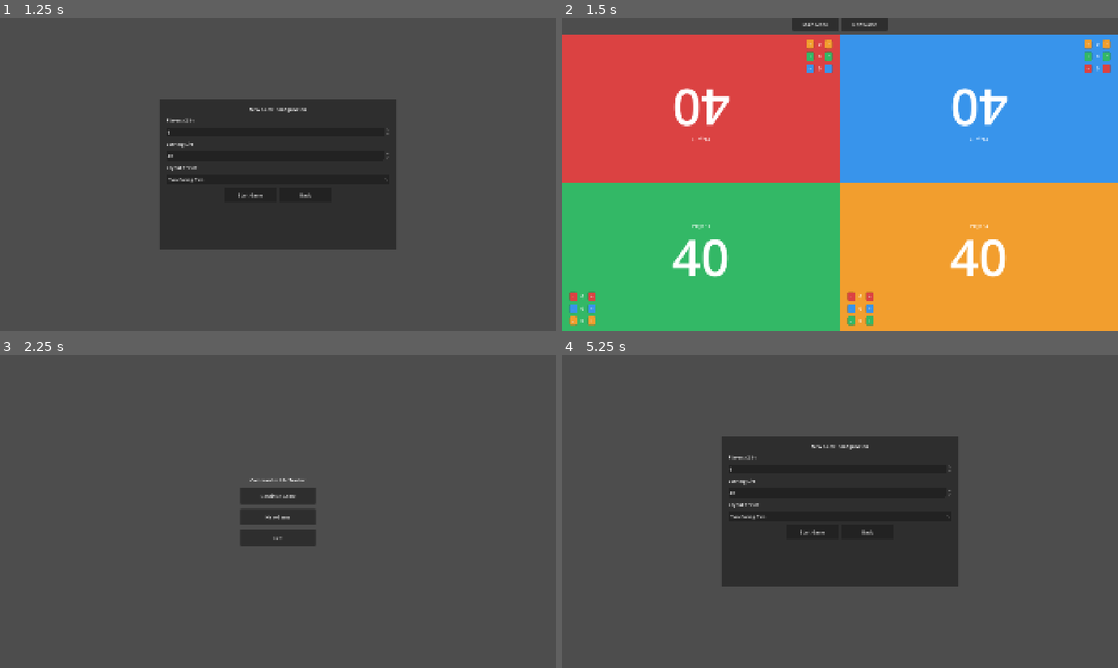
Above: before the commit, frames 1-4 (two rows, left to right).
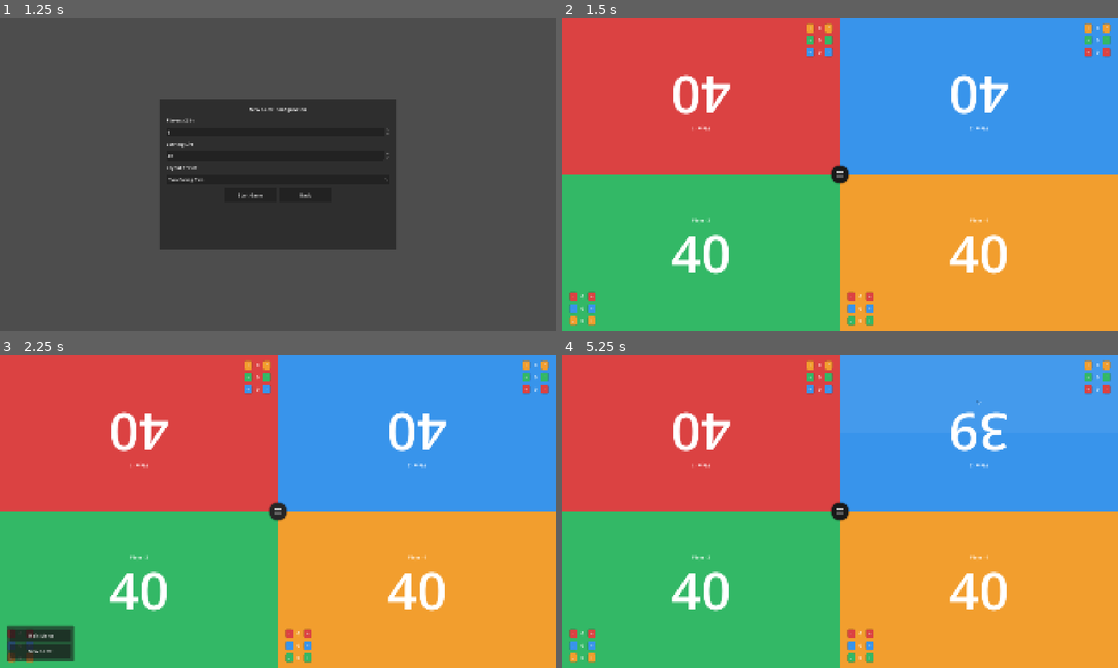
Above: after the commit, the same moments.

Repository: Ripley-426/commander-tracker
Game: Godot game, scene res://scenes/features/main_menu/main_menu.tscn
The game is run twice, just before and just after one commit, with the same random seed, the same clock (stepped at 60 frames per second) and the same inputs.
Inputs (mouse positions are in pixels of both pictures, inside the frame that each line leads up to):
- Up to frame 1 (1.25 s): click "New Game" at 0.5 s
- Up to frame 2 (1.5 s): click "Start Game" at 1.25 s
- Up to frame 3 (2.25 s): click "Main Menu" (after the commit: "☰") at 2 s
- Up to frame 4 (5.25 s): click (600, 636) at 2.75 s, where only the run after the commit has a clickable "Main Menu"; click "New Game" at 3.5 s; click "Start Game" at 4.25 s; click (862, 361) at 5 s, where only the run before the commit has a clickable "New Game"

Frame 1 is identical in both runs. In frame 2, 12% of the frame differs, in the area x 0-100%, y 0-83%; in frame 3, 100%, in the area x 0-100%, y 0-100%; in frame 4, 100%.

Commit message:
added hamburguer menu to the main scene

Diff:
--- /dev/null
+++ b/scenes/features/life_tracker/components/tracker_menu_overlay.tscn
@@ -0,0 +1,88 @@
+[gd_scene load_steps=2 format=3]
+
+[ext_resource type="Script" path="res://scripts/features/life_tracker/components/tracker_menu_overlay.gd" id="1_overlay"]
+
+[node name="TrackerMenuOverlay" type="Control"]
+layout_mode = 1
+anchors_preset = 15
+anchor_right = 1.0
+anchor_bottom = 1.0
+grow_horizontal = 2
+grow_vertical = 2
+mouse_filter = 2
+script = ExtResource("1_overlay")
+
+[node name="InputBlocker" type="Control" parent="."]
+layout_mode = 1
+anchors_preset = 15
+anchor_right = 1.0
+anchor_bottom = 1.0
+grow_horizontal = 2
+grow_vertical = 2
+mouse_filter = 2
+z_index = 20
+
+[node name="MenuPanel" type="PanelContainer" parent="."]
+visible = false
+layout_mode = 1
+anchors_preset = 3
+anchor_right = 0.0
+anchor_bottom = 1.0
+offset_left = 24.0
+offset_top = 24.0
+offset_right = 256.0
+offset_bottom = -24.0
+z_index = 30
+
+[node name="MenuPanelMargin" type="MarginContainer" parent="MenuPanel"]
+layout_mode = 2
+theme_override_constants/margin_left = 12
+theme_override_constants/margin_top = 12
+theme_override_constants/margin_right = 12
+theme_override_constants/margin_bottom = 12
+
+[node name="MenuActions" type="VBoxContainer" parent="MenuPanel/MenuPanelMargin"]
+layout_mode = 2
+theme_override_constants/separation = 10
+
+[node name="MainMenuActionButton" type="Button" parent="MenuPanel/MenuPanelMargin/MenuActions"]
+custom_minimum_size = Vector2(190, 44)
+layout_mode = 2
+text = "Main Menu"
+
+[node name="NewGameActionButton" type="Button" parent="MenuPanel/MenuPanelMargin/MenuActions"]
+custom_minimum_size = Vector2(190, 44)
+layout_mode = 2
+text = "New Game"
+
+[node name="MenuButton" type="Button" parent="."]
+layout_mode = 1
+anchors_preset = 8
+anchor_left = 0.5
+anchor_top = 0.5
+anchor_right = 0.5
+anchor_bottom = 0.5
+offset_left = -30.0
+offset_top = -30.0
+offset_right = 30.0
+offset_bottom = 30.0
+focus_mode = 0
+text = ""
+z_index = 40
+
+[node name="MenuGlyph" type="Label" parent="MenuButton"]
+layout_mode = 1
+anchors_preset = 15
+anchor_right = 1.0
+anchor_bottom = 1.0
+grow_horizontal = 2
+grow_vertical = 2
+mouse_filter = 2
+theme_override_colors/font_color = Color(1, 1, 1, 0.96)
+theme_override_colors/font_shadow_color = Color(0, 0, 0, 0.3)
+theme_override_constants/shadow_offset_x = 1
+theme_override_constants/shadow_offset_y = 1
+theme_override_font_sizes/font_size = 30
+horizontal_alignment = 1
+vertical_alignment = 1
+text = "☰"
--- a/scenes/features/life_tracker/life_tracker.tscn
+++ b/scenes/features/life_tracker/life_tracker.tscn
@@ -1,6 +1,7 @@
-[gd_scene load_steps=2 format=3]
+[gd_scene load_steps=3 format=3]
 
 [ext_resource type="Script" path="res://scripts/features/life_tracker/life_tracker_screen.gd" id="1_tracker"]
+[ext_resource type="PackedScene" path="res://scenes/features/life_tracker/components/tracker_menu_overlay.tscn" id="2_menu_overlay"]
 
 [node name="LifeTracker" type="Control"]
 layout_mode = 3
@@ -18,23 +19,9 @@
 anchor_bottom = 1.0
 grow_horizontal = 2
 grow_vertical = 2
-theme_override_constants/separation = 12
-
-[node name="TopBar" type="HBoxContainer" parent="VBoxContainer"]
-layout_mode = 2
-theme_override_constants/separation = 10
-alignment = 1
-
-[node name="MenuButton" type="Button" parent="VBoxContainer/TopBar"]
-custom_minimum_size = Vector2(160, 44)
-layout_mode = 2
-text = "Main Menu"
-
-[node name="NewGameButton" type="Button" parent="VBoxContainer/TopBar"]
-custom_minimum_size = Vector2(160, 44)
-layout_mode = 2
-text = "New Game"
 
 [node name="BoardContainer" type="Control" parent="VBoxContainer"]
 layout_mode = 2
 size_flags_vertical = 3
+
+[node name="TrackerMenuOverlay" parent="." instance=ExtResource("2_menu_overlay")]
--- /dev/null
+++ b/scripts/features/life_tracker/components/tracker_menu_overlay.gd
@@ -0,0 +1,65 @@
+extends Control
+
+signal main_menu_requested()
+signal new_game_requested()
+signal menu_opened_changed(is_open: bool)
+
+@onready var input_blocker: Control = $InputBlocker
+@onready var menu_panel: Control = $MenuPanel
+@onready var menu_button: Button = $MenuButton
+@onready var main_menu_action_button: Button = $MenuPanel/MenuPanelMargin/MenuActions/MainMenuActionButton
+@onready var new_game_action_button: Button = $MenuPanel/MenuPanelMargin/MenuActions/NewGameActionButton
+
+var is_menu_open: bool = false
+
+func _ready() -> void:
+	menu_button.pressed.connect(_on_menu_toggle_pressed)
+	main_menu_action_button.pressed.connect(_on_main_menu_action_pressed)
+	new_game_action_button.pressed.connect(_on_new_game_action_pressed)
+	_apply_menu_button_style()
+	set_menu_open(false)
+
+func set_menu_open(open: bool) -> void:
+	if is_menu_open == open:
+		return
+	is_menu_open = open
+	menu_panel.visible = open
+	input_blocker.mouse_filter = Control.MOUSE_FILTER_STOP if open else Control.MOUSE_FILTER_IGNORE
+	menu_opened_changed.emit(is_menu_open)
+
+func close_menu() -> void:
+	set_menu_open(false)
+
+func _on_menu_toggle_pressed() -> void:
+	set_menu_open(not is_menu_open)
+
+func _on_main_menu_action_pressed() -> void:
+	set_menu_open(false)
+	main_menu_requested.emit()
+
+func _on_new_game_action_pressed() -> void:
+	set_menu_open(false)
+	new_game_requested.emit()
+
+func _apply_menu_button_style() -> void:
+	var normal_style: StyleBoxFlat = StyleBoxFlat.new()
+	normal_style.bg_color = Color(0.10, 0.10, 0.10, 1.0)
+	normal_style.corner_radius_top_left = 30
+	normal_style.corner_radius_top_right = 30
+	normal_style.corner_radius_bottom_left = 30
+	normal_style.corner_radius_bottom_right = 30
+	normal_style.shadow_color = Color(0.0, 0.0, 0.0, 0.35)
+	normal_style.shadow_size = 6
+
+	var hover_style: StyleBoxFlat = normal_style.duplicate() as StyleBoxFlat
+	hover_style.bg_color = Color(0.15, 0.15, 0.15, 1.0)
+
+	var pressed_style: StyleBoxFlat = normal_style.duplicate() as StyleBoxFlat
+	pressed_style.bg_color = Color(0.07, 0.07, 0.07, 1.0)
+	pressed_style.shadow_size = 2
+
+	menu_button.add_theme_stylebox_override("normal", normal_style)
+	menu_button.add_theme_stylebox_override("hover", hover_style)
+	menu_button.add_theme_stylebox_override("pressed", pressed_style)
+	menu_button.add_theme_stylebox_override("disabled", normal_style.duplicate() as StyleBoxFlat)
+	menu_button.add_theme_stylebox_override("focus", hover_style.duplicate() as StyleBoxFlat)
--- a/scripts/features/life_tracker/life_tracker_screen.gd
+++ b/scripts/features/life_tracker/life_tracker_screen.gd
@@ -13,8 +13,7 @@
 ]
 
 @onready var board_container: Control = $VBoxContainer/BoardContainer
-@onready var menu_button: Button = $VBoxContainer/TopBar/MenuButton
-@onready var new_game_button: Button = $VBoxContainer/TopBar/NewGameButton
+@onready var tracker_menu_overlay: Control = $TrackerMenuOverlay
 
 var store: RefCounted = PERSISTENCE_STORE_SCRIPT.new()
 var session_service: RefCounted = null
@@ -24,8 +23,8 @@
 var on_open_game_config: Callable = Callable()
 
 func _ready() -> void:
-	menu_button.pressed.connect(_on_menu_pressed)
-	new_game_button.pressed.connect(_on_new_game_pressed)
+	tracker_menu_overlay.connect("main_menu_requested", Callable(self, "_on_menu_pressed"))
+	tracker_menu_overlay.connect("new_game_requested", Callable(self, "_on_new_game_pressed"))
 
 	if session_service == null:
 		session_service = _create_session_service(store)
--- /dev/null
+++ b/tests/unit/features/life_tracker/components/test_tracker_menu_overlay.gd
@@ -0,0 +1,65 @@
+extends GutTest
+
+var main_menu_requests: int = 0
+var new_game_requests: int = 0
+
+func _on_main_menu_requested() -> void:
+	main_menu_requests += 1
+
+func _on_new_game_requested() -> void:
+	new_game_requests += 1
+
+func before_each() -> void:
+	main_menu_requests = 0
+	new_game_requests = 0
+
+func test_menu_starts_closed() -> void:
+	var scene: PackedScene = load("res://scenes/features/life_tracker/components/tracker_menu_overlay.tscn")
+	var overlay: Control = scene.instantiate()
+	add_child_autofree(overlay)
+
+	var menu_panel: Control = overlay.get_node("MenuPanel")
+	var blocker: Control = overlay.get_node("InputBlocker")
+	assert_false(menu_panel.visible)
+	assert_eq(blocker.mouse_filter, Control.MOUSE_FILTER_IGNORE)
+
+func test_toggle_button_opens_and_closes_menu() -> void:
+	var scene: PackedScene = load("res://scenes/features/life_tracker/components/tracker_menu_overlay.tscn")
+	var overlay: Control = scene.instantiate()
+	add_child_autofree(overlay)
+
+	var menu_button: Button = overlay.get_node("MenuButton")
+	var menu_panel: Control = overlay.get_node("MenuPanel")
+	var blocker: Control = overlay.get_node("InputBlocker")
+
+	menu_button.pressed.emit()
+	assert_true(menu_panel.visible)
+	assert_eq(blocker.mouse_filter, Control.MOUSE_FILTER_STOP)
+
+	menu_button.pressed.emit()
+	assert_false(menu_panel.visible)
+	assert_eq(blocker.mouse_filter, Control.MOUSE_FILTER_IGNORE)
+
+func test_action_buttons_emit_signals_and_close_menu() -> void:
+	var scene: PackedScene = load("res://scenes/features/life_tracker/components/tracker_menu_overlay.tscn")
+	var overlay: Control = scene.instantiate()
+	add_child_autofree(overlay)
+	overlay.connect("main_menu_requested", Callable(self, "_on_main_menu_requested"))
+	overlay.connect("new_game_requested", Callable(self, "_on_new_game_requested"))
+
+	var menu_button: Button = overlay.get_node("MenuButton")
+	var menu_panel: Control = overlay.get_node("MenuPanel")
+	var main_menu_action_button: Button = overlay.get_node("MenuPanel/MenuPanelMargin/MenuActions/MainMenuActionButton")
+	var new_game_action_button: Button = overlay.get_node("MenuPanel/MenuPanelMargin/MenuActions/NewGameActionButton")
+
+	menu_button.pressed.emit()
+	assert_true(menu_panel.visible)
+	main_menu_action_button.pressed.emit()
+	assert_eq(main_menu_requests, 1)
+	assert_false(menu_panel.visible)
+
+	menu_button.pressed.emit()
+	assert_true(menu_panel.visible)
+	new_game_action_button.pressed.emit()
+	assert_eq(new_game_requests, 1)
+	assert_false(menu_panel.visible)
--- a/tests/unit/features/life_tracker/test_life_tracker.gd
+++ b/tests/unit/features/life_tracker/test_life_tracker.gd
@@ -184,3 +184,44 @@
 	var life_label: Label = target_panel.get_node("MiddleArea/LifeLabel")
 	assert_eq(damage_label.text, "1")
 	assert_eq(life_label.text, "39")
+
+func test_menu_starts_closed_and_button_visible() -> void:
+	var state: Dictionary = GAME_STATE_SCRIPT.create_new_game(2, 40, "p2_head_to_head")
+	var fake_store: FakeStore = FakeStore.new(state)
+
+	var scene: PackedScene = load("res://scenes/features/life_tracker/life_tracker.tscn")
+	var tracker: Control = scene.instantiate()
+	var service_script: GDScript = load("res://scripts/domain/game_session_service.gd")
+	tracker.store = fake_store
+	tracker.session_service = service_script.new(fake_store)
+	add_child_autofree(tracker)
+
+	var menu_panel: Control = tracker.get_node("TrackerMenuOverlay/MenuPanel")
+	var menu_button: Button = tracker.get_node("TrackerMenuOverlay/MenuButton")
+	var input_blocker: Control = tracker.get_node("TrackerMenuOverlay/InputBlocker")
+	assert_false(menu_panel.visible)
+	assert_true(menu_button.visible)
+	assert_eq(input_blocker.mouse_filter, Control.MOUSE_FILTER_IGNORE)
+
+func test_menu_button_toggles_panel_and_input_blocker() -> void:
+	var state: Dictionary = GAME_STATE_SCRIPT.create_new_game(2, 40, "p2_head_to_head")
+	var fake_store: FakeStore = FakeStore.new(state)
+
+	var scene: PackedScene = load("res://scenes/features/life_tracker/life_tracker.tscn")
+	var tracker: Control = scene.instantiate()
+	var service_script: GDScript = load("res://scripts/domain/game_session_service.gd")
+	tracker.store = fake_store
+	tracker.session_service = service_script.new(fake_store)
+	add_child_autofree(tracker)
+
+	var menu_panel: Control = tracker.get_node("TrackerMenuOverlay/MenuPanel")
+	var menu_button: Button = tracker.get_node("TrackerMenuOverlay/MenuButton")
+	var input_blocker: Control = tracker.get_node("TrackerMenuOverlay/InputBlocker")
+
+	menu_button.pressed.emit()
+	assert_true(menu_panel.visible)
+	assert_eq(input_blocker.mouse_filter, Control.MOUSE_FILTER_STOP)
+
+	menu_button.pressed.emit()
+	assert_false(menu_panel.visible)
+	assert_eq(input_blocker.mouse_filter, Control.MOUSE_FILTER_IGNORE)
Not shown, added: scripts/features/life_tracker/components/tracker_menu_overlay.gd.uid
Not shown, added: tests/unit/features/life_tracker/components/test_tracker_menu_overlay.gd.uid
